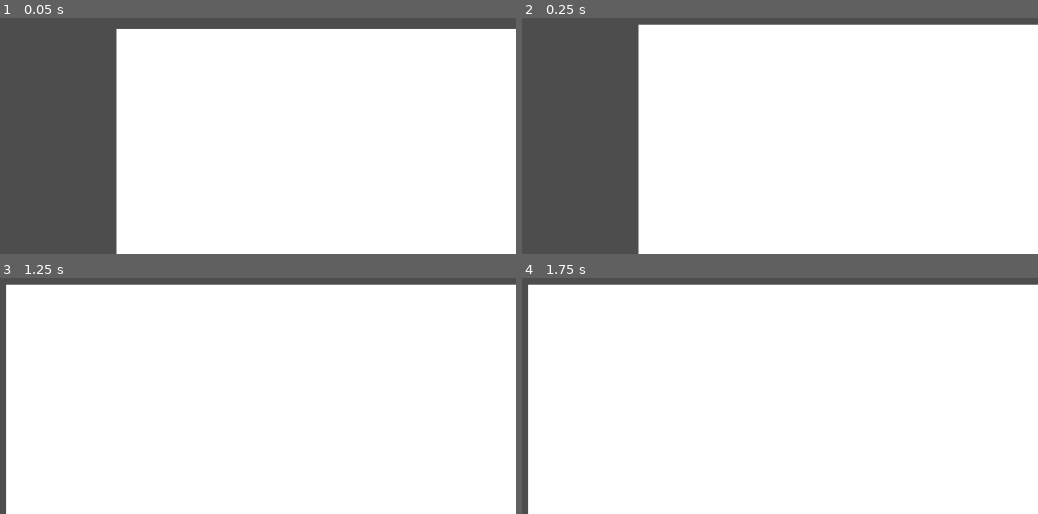
Above: before the commit, frames 1-4 (two rows, left to right).
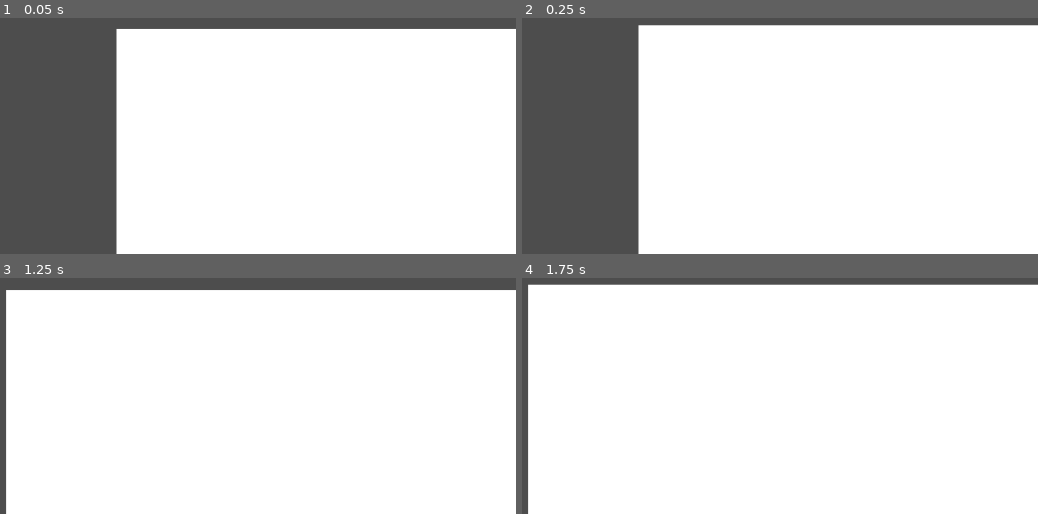
Above: after the commit, the same moments.

Repository: Lueegee1/Skr-t-Kast-Spil
Game: Godot game, scene res://main/root.tscn
The game is run twice, just before and just after one commit, with the same random seed, the same clock (stepped at 60 frames per second) and the same inputs.
Inputs:
- Up to frame 1 (0.05 s): no input
- Up to frame 2 (0.25 s): no input
- Up to frame 3 (1.25 s): tap Enter at 0.5 s
- Up to frame 4 (1.75 s): no input

Frame 1 is identical in both runs. In frame 2, 0.7% of the frame differs, in the area x 22-100%, y 2-4%; in frame 3, 2.5%, in the area x 1-100%, y 2-6%; in frame 4, nothing differs.
Error after the commit: Invalid assignment of property or key 'friction' with value of type 'float' on a base object of type 'PhysicsMaterial'. (res://main/BallMechanics.gd:57)

Commit message:
ehhhhhhhh
physics material doesnt work but trust

Diff:
--- a/main/BallMechanics.gd
+++ b/main/BallMechanics.gd
@@ -1,6 +1,7 @@
 extends RigidBody2D
 # To Do:
 # Look into angular Damp, what it is and if its relevant
+# Look into physicsMaterial Absorbent clause, what it does and if it relevant
 
 #------------------------------------------ Setup ------------------------------------------
 
@@ -10,22 +11,26 @@
 @export var stop_threshold := 0.0            # velocity threshold rquired for the RigidBody2D to be considered stopped
 @export var stop_delay := 1.5                # seconds it must stay still to count as stopped
 @export var time_between_launch = 0.5        # the time between launch command being given and the RigidBody2D actually being launched
-@export var air_resistance = 1               # uses the "Damp" variable as air resistance
+@export var air_resistance = 1               # uses the "damp" variable as air resistance
+@export var gravity = 1                      # uses the "gravity_scale" as gravity
+@export var ground_friction = 0.5            # uses PhysicsMaterial's "friction" as friction
+@export var ground_elasticity = 0.5          # uses PhysicsMaterial's "bounce" as the grounds elasticity
 
 # variables
 var still_time := 0.0                        # var to hold the ellapsed time the RigidBody2D has been stationary
 
-# defining objects
+# defining object paths
 @onready var StartPos = $"../Marker2D"       # start position of the RigidBody2D
 @onready var Sprite = $Sprite2D              # sprite of the RigidBody2D
 @onready var collision = $CollisionPolygon2D # collision of the RigidBody2D
 
 #------------------------------------------ Code ------------------------------------------
 
-func _ready() -> void: # sets ud variables, waits a bit then calls the launch function LaunchRigidBody()
-	linear_damp = air_resistance
+func _ready() -> void: # sets up variables, waits a bit then calls the launch function LaunchRigidBody()
+	reload_variables()
 	await get_tree().create_timer(time_between_launch).timeout
 	launchRigidBody(launch_angle)
+
 
 func launchRigidBody(angle): # launch RigidBody at input angle
 	var radians = deg_to_rad(angle)
@@ -36,8 +41,8 @@
 	linear_velocity = Vector2.ZERO
 	launchRigidBody(launch_angle)
 
-func _physics_process(delta):
-# RigidBody is not moving cause
+func _physics_process(delta): # called every frame
+# RigidBody is not moving check
 	if linear_velocity.length() < stop_threshold:
 		still_time += delta
 	else:
@@ -46,5 +51,8 @@
 	if still_time >= stop_delay:
 		rigidBodyStopped()
 
-func reload_variables(): # reloads all variables
+func reload_variables(): # reloads all variables used in physics calculations
 	linear_damp = air_resistance
+	gravity_scale = gravity
+	PhysicsMaterial.friction = ground_friction
+	PhysicsMaterial.bounce = ground_elasticity
--- a/main/main.tscn
+++ b/main/main.tscn
@@ -1,8 +1,12 @@
-[gd_scene load_steps=5 format=3 uid="uid://pmrbuelgkrua"]
+[gd_scene load_steps=6 format=3 uid="uid://pmrbuelgkrua"]
 
 [ext_resource type="Script" uid="uid://dskg7hx4b5lr" path="res://main/Ui_And_Mainscript.gd" id="1_53q0u"]
 [ext_resource type="Script" uid="uid://c1vagnp7y22hl" path="res://main/BallMechanics.gd" id="2_pjrb6"]
 [ext_resource type="Script" uid="uid://dxurlyfv61set" path="res://main/Ground.gd" id="3_xwkvk"]
+
+[sub_resource type="PhysicsMaterial" id="PhysicsMaterial_xwkvk"]
+friction = 0.5
+bounce = 0.5
 
 [sub_resource type="RectangleShape2D" id="RectangleShape2D_xwkvk"]
 size = Vector2(499, 115)
@@ -46,6 +50,7 @@
 
 [node name="RigidBody2D" type="RigidBody2D" parent="LaunchSite"]
 scale = Vector2(1, 1.0167047)
+physics_material_override = SubResource("PhysicsMaterial_xwkvk")
 script = ExtResource("2_pjrb6")
 
 [node name="CollisionPolygon2D" type="CollisionPolygon2D" parent="LaunchSite/RigidBody2D"]
